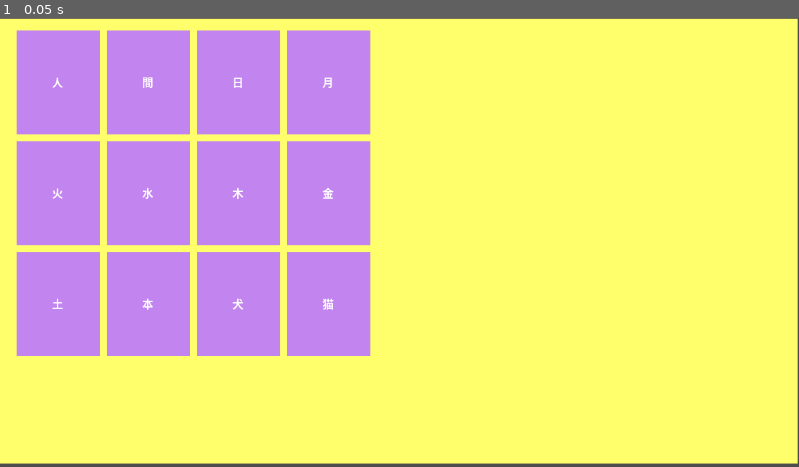
Above: before the commit, frame 1.
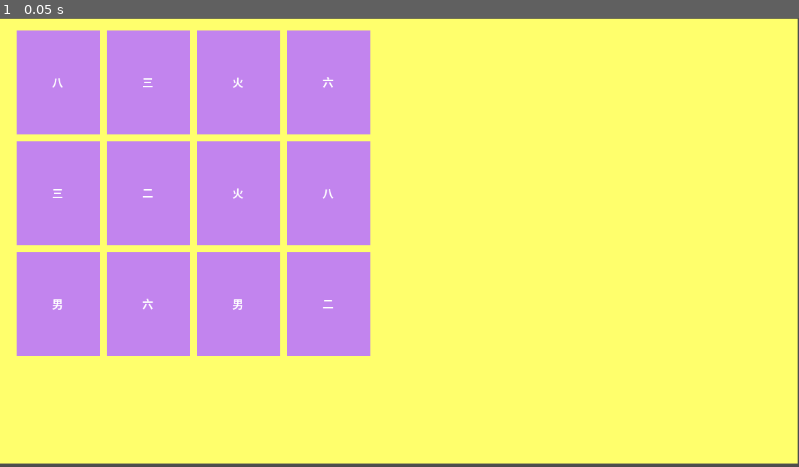
Above: after the commit, the same moment.

Repository: Teriko2409/kanji_no_sekai
Game: Godot game, scene res://mini_jeu/MemoKanji/memokanji.tscn
Same seed, same stepped clock (60 frames per second), same inputs: the game is played once before the commit and once after it.
Inputs:
- Up to frame 1 (0.05 s): no input

The runs differ from the first frame. In frame 1, 0.2% of the frame differs, in the area x 6-42%, y 13-66%.

Commit message:
Memokanji : shuffle + pair carte

Diff:
--- a/dossier_godot/mini_jeu/MemoKanji/gameboard.gd
+++ b/dossier_godot/mini_jeu/MemoKanji/gameboard.gd
@@ -5,7 +5,6 @@
 const json_url = preload("res://mini_jeu/MemoKanji/kanji_data_memokanji.json")
 
 @onready var structure = $structure_gameboard
-
 
 func _ready() -> void:
 	var kanji_list = downloaod_json_data()
@@ -19,11 +18,27 @@
 
 	structure.add_child(new_carte)
 	var label = new_carte.get_node("kanji_wrote")
+	label.text = text_parameter
 
-	if label:
-		label.text = text_parameter
 
-func downloaod_json_data () -> Array:
+func downloaod_json_data() -> Array:
+	var kanji_list = [
 
-	var kanji_list = ["人", "間", "日", "月", "火", "水", "木", "金", "土", "本", "犬", "猫"]
+	"日", "月", "火", "水", "木", "金", "土",
+	"一", "二", "三", "四", "五", "六", "七", "八", "九", "十",
+	"人", "子", "女", "男",
+	"山", "川", "田",
+	"大", "小",
+	"上", "下", "左", "右",
+	"口"
+]
+
+	kanji_list.shuffle()
+
+	kanji_list = kanji_list.slice(0, 6)
+
+	kanji_list += kanji_list
+
+	kanji_list.shuffle()
+
 	return kanji_list
--- a/dossier_godot/mini_jeu/MemoKanji/kanji_data_memokanji.json
+++ b/dossier_godot/mini_jeu/MemoKanji/kanji_data_memokanji.json
@@ -29,11 +29,6 @@
   "look_like": "下",
   "level": 5
 
-},
-{
-	"kanji": "上",
-  "look_like": "下",
-  "level": 5
+}
 
-}
 ]
